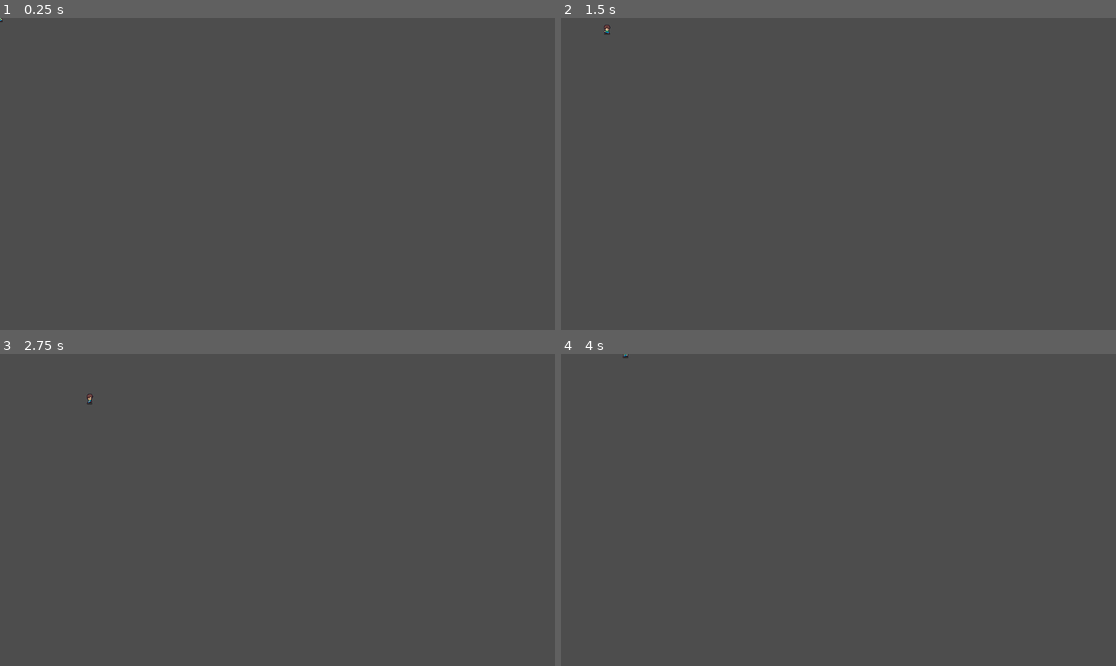
Above: before the commit, frames 1-4 (two rows, left to right).
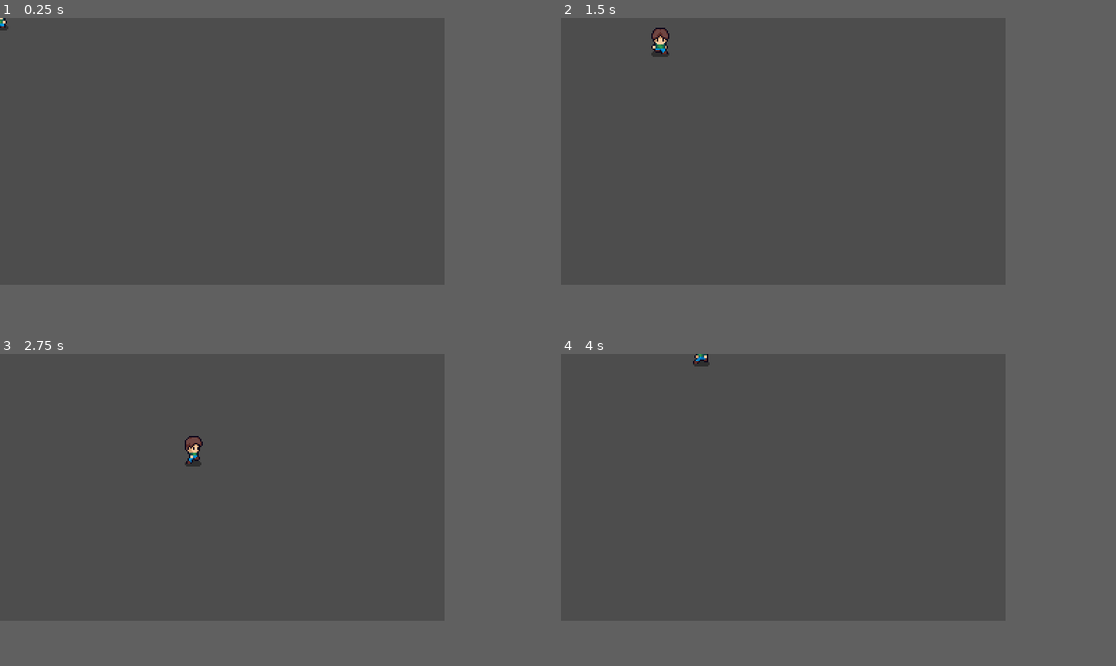
Above: after the commit, the same moments.

Repository: JanethSacari/Project_SwordFantasy
Game: Godot game, scene res://character/character.tscn
Two runs of this game, one before a commit and one after it. Both use one fixed random seed, a clock stepped at 60 frames per second and the inputs below.
Inputs:
- Up to frame 1 (0.25 s): no input
- Up to frame 2 (1.5 s): tap Enter at 0.5 s; hold D (move_right) 0.53-1.28 s; hold S (move_down) from 1.28 s (still down)
- Up to frame 3 (2.75 s): release S (move_down) at 2.03 s; hold D (move_right) from 2.03 s (still down)
- Up to frame 4 (4 s): release D (move_right) at 2.78 s; hold Up (move_up) 2.78-3.53 s; hold A (move_left) from 3.53 s (still down)
In our replay, the window is 799x449 before the commit and 640x384 after it. These sizes can differ from the game's own. Grey fills any space a smaller window leaves; there, only what the larger window draws over its background counts as a difference.

The runs differ from the first frame. In frame 1, less than 0.1% of the frame differs, in the area x 0-2%, y 0-5%; in frame 2, 0.3%, in the area x 7-20%, y 2-13%; in frame 3, 0.3%; in frame 4, 0.1%.

Commit message:
Project Sword Fantasy - Window adjustment

Diff:
--- a/sword-fantasy/character/character.tscn
+++ b/sword-fantasy/character/character.tscn
@@ -609,6 +609,7 @@
 
 [node name="Character" type="CharacterBody2D" node_paths=PackedStringArray("_character_animation")]
 script = ExtResource("1_wvgcb")
+_move_speed = 96.0
 _character_animation = NodePath("Character_animation")
 
 [node name="Texture" type="Sprite2D" parent="."]
--- a/sword-fantasy/project.godot
+++ b/sword-fantasy/project.godot
@@ -14,6 +14,14 @@
 run/main_scene="res://character/character.tscn"
 config/features=PackedStringArray("4.3", "GL Compatibility")
 config/icon="res://icon.svg"
+
+[display]
+
+window/size/viewport_width=320
+window/size/viewport_height=192
+window/size/window_width_override=1280
+window/size/window_height_override=768
+window/stretch/mode="canvas_items"
 
 [dotnet]
 
